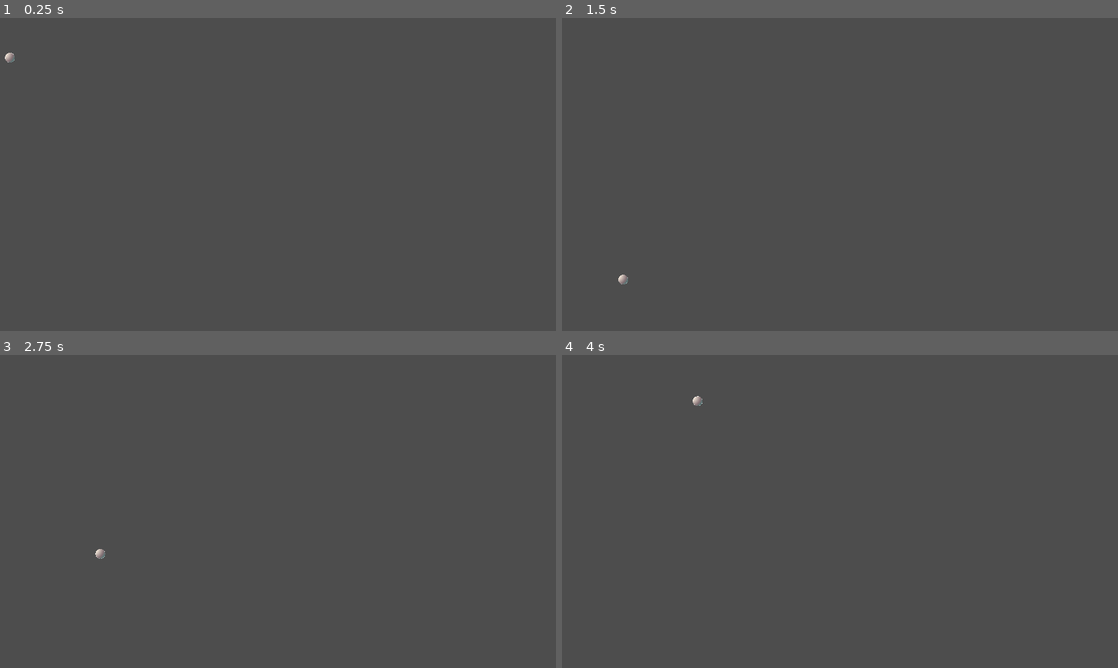
Above: before the commit, frames 1-4 (two rows, left to right).
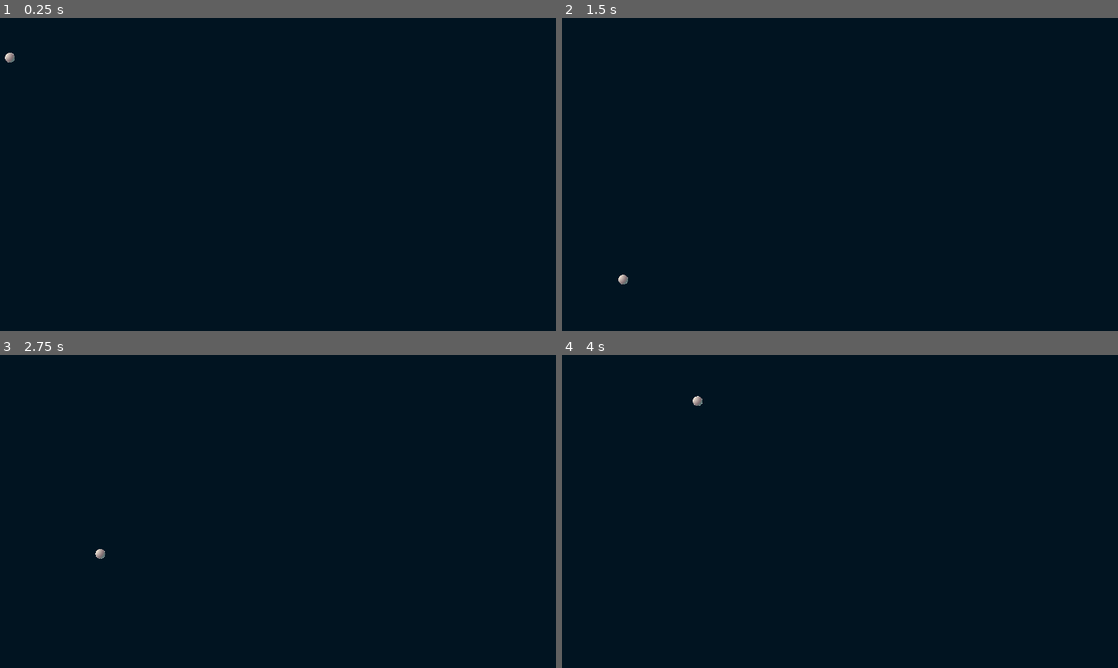
Above: after the commit, the same moments.

Repository: nekonenene/godot-brick-breaker
Game: Godot game, scene res://main.tscn
The game is run twice, just before and just after one commit, with the same random seed, the same clock (stepped at 60 frames per second) and the same inputs. Before the commit the project starts from res://src/ball.tscn.
Inputs:
- Up to frame 1 (0.25 s): no input
- Up to frame 2 (1.5 s): no input
- Up to frame 3 (2.75 s): no input
- Up to frame 4 (4 s): no input

The runs differ from the first frame. In frame 1, 100% of the frame differs, in the area x 0-100%, y 0-100%; in frame 2, 100%; in frame 3, 100%; in frame 4, 100%.

Commit message:
Main を Node2D -> Node に修正して背景色を設定

Diff:
--- a/main.tscn
+++ b/main.tscn
@@ -1,3 +1,15 @@
-[gd_scene format=3 uid="uid://burlywq8ry0kp"]
+[gd_scene load_steps=2 format=3 uid="uid://burlywq8ry0kp"]
 
-[node name="Main" type="Node2D"]
+[ext_resource type="PackedScene" uid="uid://bmkxrdnpbve4d" path="res://src/ball.tscn" id="1_rj6ou"]
+
+[node name="Main" type="Node"]
+
+[node name="ColorRect" type="ColorRect" parent="."]
+anchors_preset = 15
+anchor_right = 1.0
+anchor_bottom = 1.0
+grow_horizontal = 2
+grow_vertical = 2
+color = Color(0.0064121, 0.0780598, 0.130739, 1)
+
+[node name="Ball" parent="." instance=ExtResource("1_rj6ou")]
--- a/project.godot
+++ b/project.godot
@@ -11,7 +11,7 @@
 [application]
 
 config/name="Brick Breaker Sample"
-run/main_scene="res://src/ball.tscn"
+run/main_scene="res://main.tscn"
 config/features=PackedStringArray("4.3", "GL Compatibility")
 config/icon="res://icon.svg"
 
